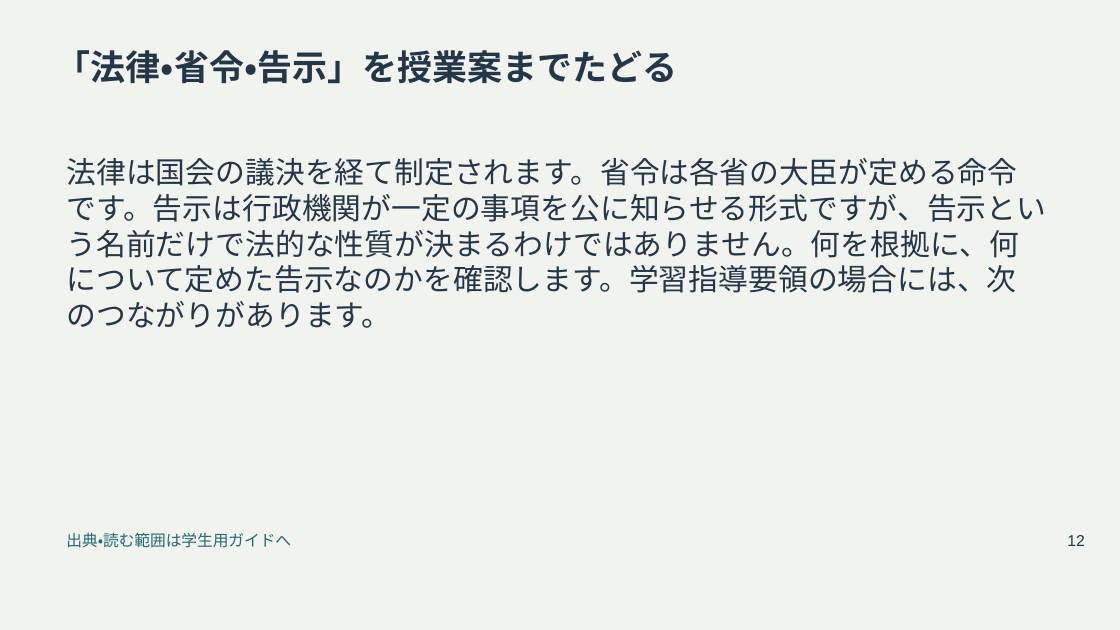
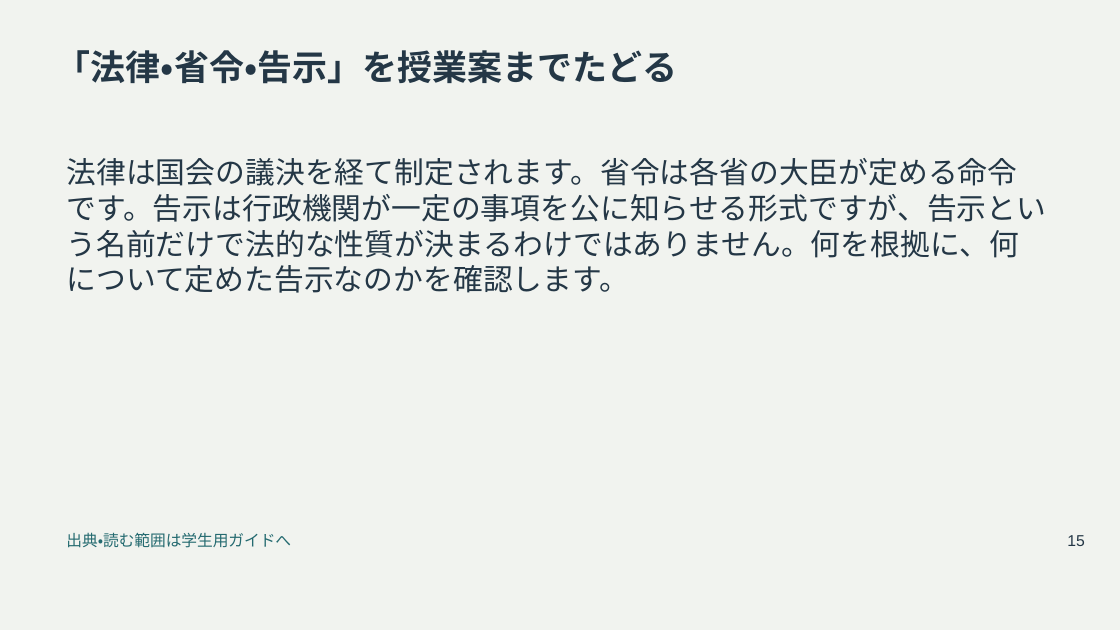
Before and after one commit to zooc-14calbp/industrial-education-i, a slide deck: slide 15 of reorganized/20261105/main/05/slides.pptx (slide 12 before the commit). Drawn at 1120x630 pixels with LibreOffice and Linux fonts; fonts in the diff are those of the drawing. Boxes give left, top, right and bottom in pixels: in the first picture for what was removed or moved away, otherwise in the second. Text is boxed around its words. In the diff, an @@ line names an element or a change of style, - is before the commit and + after.

```diff
--- a/reorganized/20261105/main/05/slides.pptx
+++ b/reorganized/20261105/main/05/slides.pptx
@@ text at (67,158,1047,293): text changed @@
-法律は国会の議決を経て制定されます。省令は各省の大臣が定める命令です。告示は行政機関が一定の事項を公に知らせる形式ですが、告示という名前だけで法的な性質が決まるわけではありません。何を根拠に、何について定めた告示なのかを確認します。学習指導要領の場合には、次のつながりがあります。
+法律は国会の議決を経て制定されます。省令は各省の大臣が定める命令です。告示は行政機関が一定の事項を公に知らせる形式ですが、告示という名前だけで法的な性質が決まるわけではありません。何を根拠に、何について定めた告示なのかを確認します。
@@ text at (1067,535,1084,546): text changed @@
-12
+15
```
Also in this commit, not shown: 24 other slides changed, 19 slides added, 16 other files.
